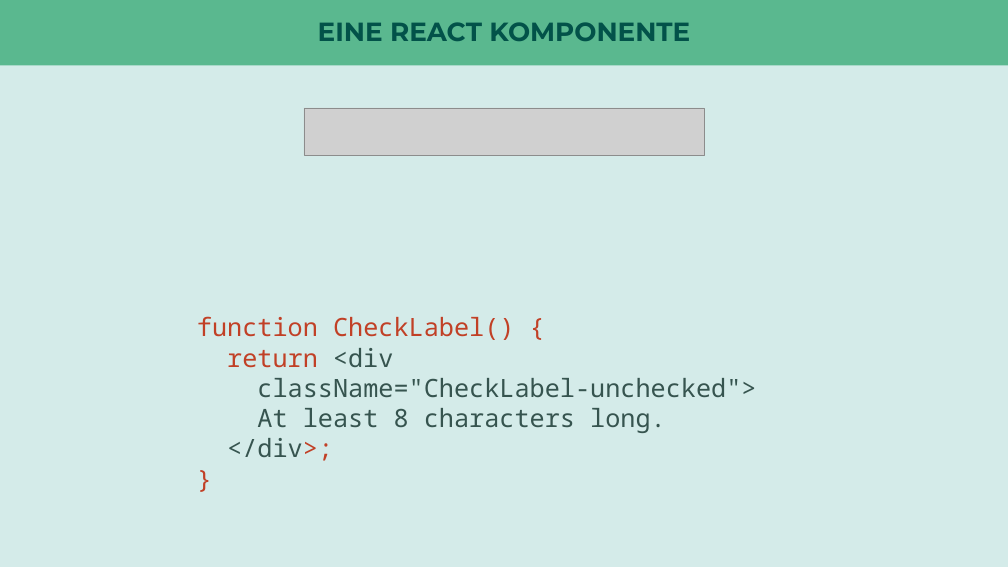
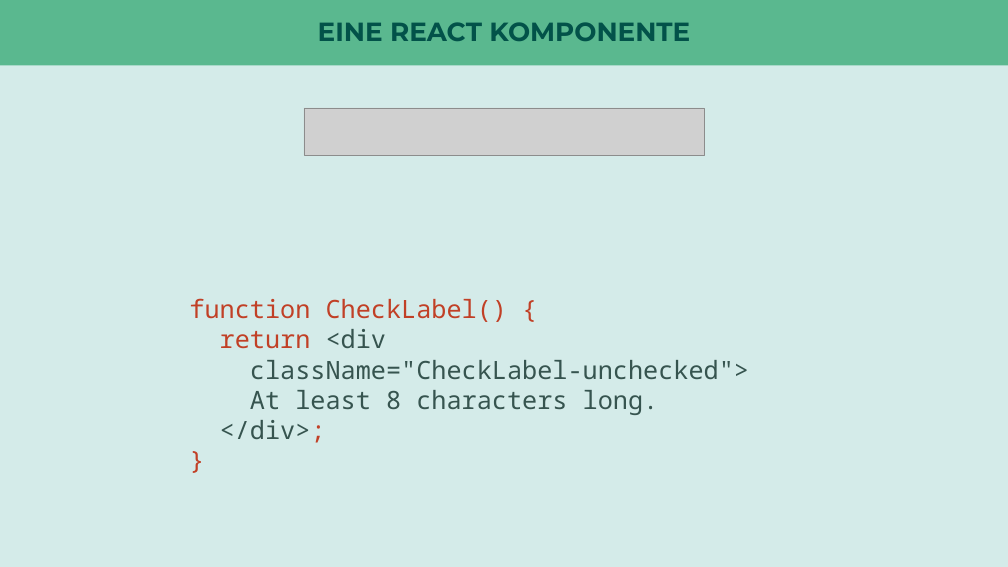
Before and after one commit to nilshartmann/react-talk, a slide deck: slide 12 of react-talk.pptx (slide 2 before the commit). Drawn at 1008x567 pixels with LibreOffice and Linux fonts; fonts in the diff are those of the drawing; grey boxes stand for pictures. Boxes give left, top, right and bottom in pixels: in the first picture for what was removed or moved away, otherwise in the second. Text is boxed around its words. In the diff, an @@ line names an element or a change of style, - is before the commit and + after.

```diff
--- a/react-talk.pptx
+++ b/react-talk.pptx
@@ text "function CheckLabel() {": place and size @@
-text "function CheckLabel() {" at (197, 316, 756, 461)
+text "function CheckLabel() {" at (189, 298, 749, 443)
@@ text at (220, 420, 326, 443): text colour #C14026 to #36544F in "</div>;" @@
```
Also in this commit, not shown: 10 slides added, 13 other files.
